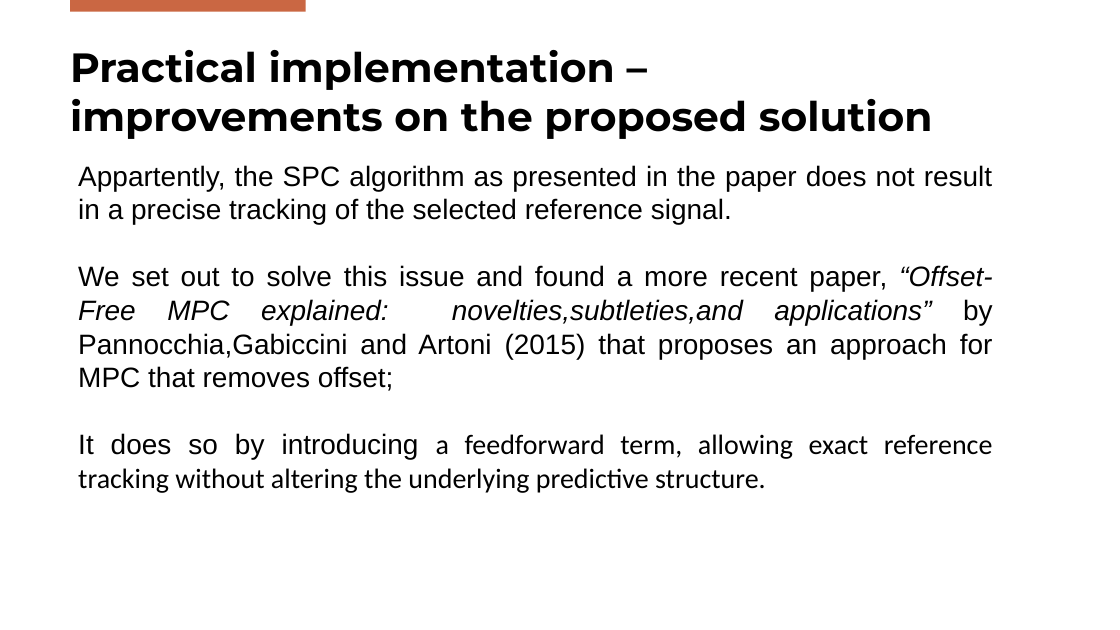
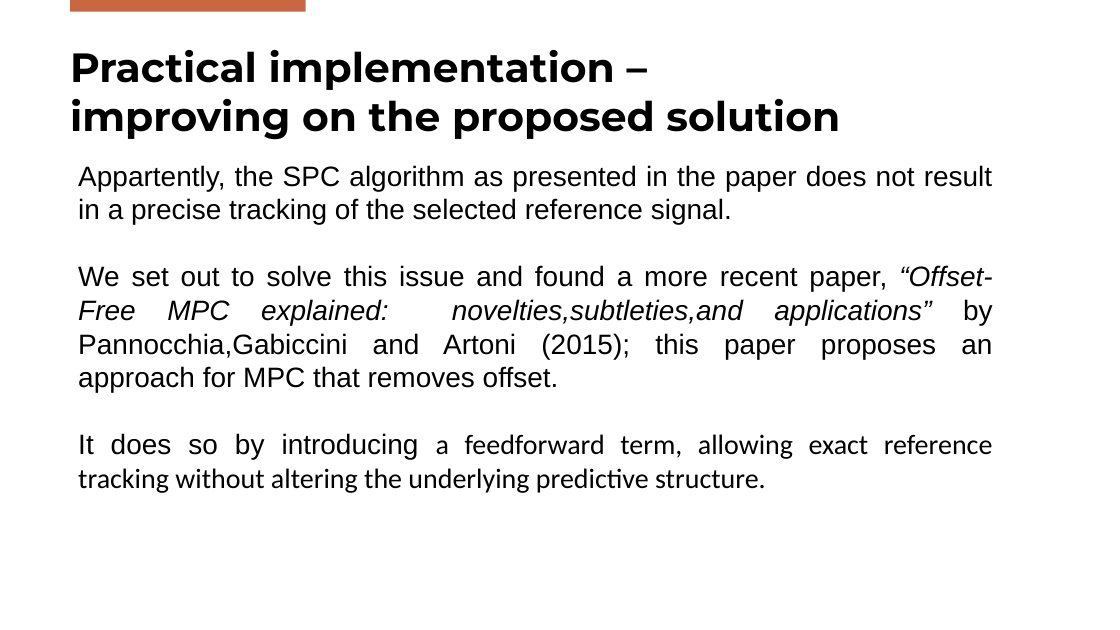
Before and after one commit to Gabriele-Mazzoleni/Progetto_ALES_aa_2025_2026, a slide deck: slide 25 of SPC_Presentation.pptx. Drawn at 1120x630 pixels with LibreOffice and Linux fonts; fonts in the diff are those of the drawing; background and template pictures are left out. Boxes give left, top, right and bottom in pixels: in the first picture for what was removed or moved away, otherwise in the second. Text is boxed around its words. In the diff, an @@ line names an element or a change of style, - is before the commit and + after.

Commit message:
Completed presentation?

```diff
--- a/SPC_Presentation.pptx
+++ b/SPC_Presentation.pptx
@@ title at (x1=70, y1=50, x2=840, y2=140): text changed @@
-Practical implementation –
-improvements on the proposed solution
+Practical implementation –
+improving on the proposed solution
@@ text at (x1=78, y1=265, x2=993, y2=392): text changed @@
-We set out to solve this issue and found a more recent paper, “Offset-Free MPC explained: novelties,subtleties,and applications” by Pannocchia,Gabiccini and Artoni (2015) that proposes an approach for MPC that removes offset;
+We set out to solve this issue and found a more recent paper, “Offset-Free MPC explained: novelties,subtleties,and applications” by Pannocchia,Gabiccini and Artoni (2015); this paper proposes an approach for MPC that removes offset.
```
Also in this commit, not shown: 3 other slides changed, 4 slides added, 1 slide removed.
